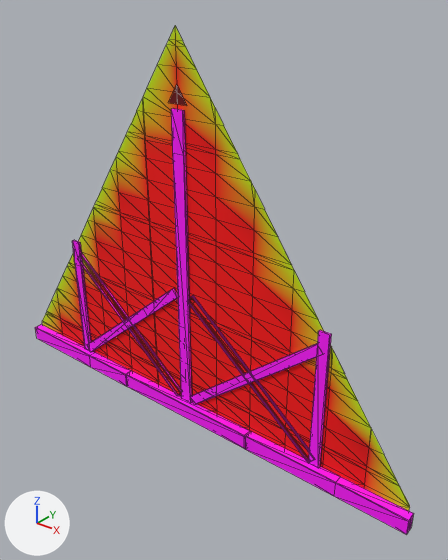
What one commit did to the glTF model godot/art/world/house/gable6_x.glb.
The view is the same before and after, from a 50 mm camera at (4.44, -4.79, 5.04) aimed at (0.5, 0.14, 1.99). Lighting does not change. The marker at lower left points along +X, +Y and +Z. The picture after the commit comes second. Mesh edges are drawn as thin lines. Vertices at exactly the same position are counted once.

In view in the first picture: 'gable6_x'.
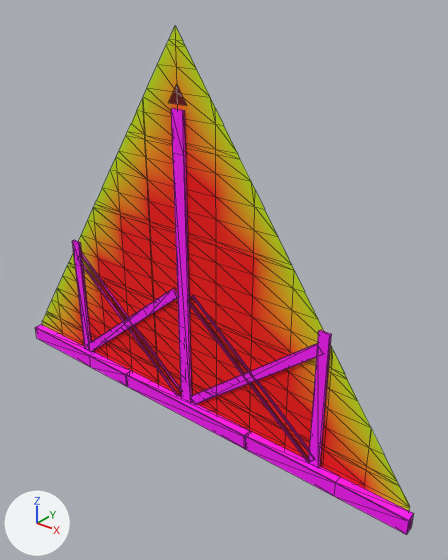
Where the change shows, as pixel boxes (x1, y1, x2, y2) in the pictures (448 x 560 px):
```json
{"part": 1, "of": "me_gable6_x", "change": "recoloured", "before": [48, 34, 393, 490], "after": [48, 34, 393, 490]}
{"part": 2, "of": "me_gable6_x", "change": "recoloured", "before": [61, 124, 367, 485], "after": [61, 124, 367, 485]}
{"part": 3, "of": "me_gable6_x", "change": "recoloured", "before": [47, 65, 393, 491], "after": [47, 65, 393, 491]}
{"part": 4, "of": "me_gable6_x", "change": "recoloured", "before": [59, 99, 369, 466], "after": [59, 99, 369, 466]}
```

Scene script edits in JSON lines:
```json
{"block": "me_gable6_x", "where": "me_gable6_x.from_pydata(...)  # 387 vertices, 578 faces; spans x -3.04..3.05, y -0.11..0.0, z -0.01..4.64"}
{"block": "me_gable6_x", "where": "# used by ob_gable6_x; location = (0.0, 0.0, 0.0)"}
{"block": "me_gable6_x", "change": "me_gable6_x part 1: 74 faces centred in x -2.83..2.79, y 0.0, z 0.26..4.55 are repainted in the vertex colours; the middle colour goes from orange #e09700 to yellow #e0d100"}
{"block": "me_gable6_x", "change": "me_gable6_x part 2: 55 faces centred in x -2.33..2.33, y 0.0, z 0.17..3.58 are repainted in the vertex colours; the middle colour goes from red #ff0000 to orange #ff8c00"}
{"block": "me_gable6_x", "change": "me_gable6_x part 3: 37 faces centred in x -2.83..2.83, y 0.0, z 0.08..4.17 are repainted in the vertex colours; the middle colour goes from red #f30000 to orange #f3a500"}
{"block": "me_gable6_x", "change": "me_gable6_x part 4: 28 faces centred in x -2.67..2.33, y 0.0, z 0.08..3.83 are repainted in the vertex colours; the middle colour goes from red #ef2300 to yellow #efba00"}
```
